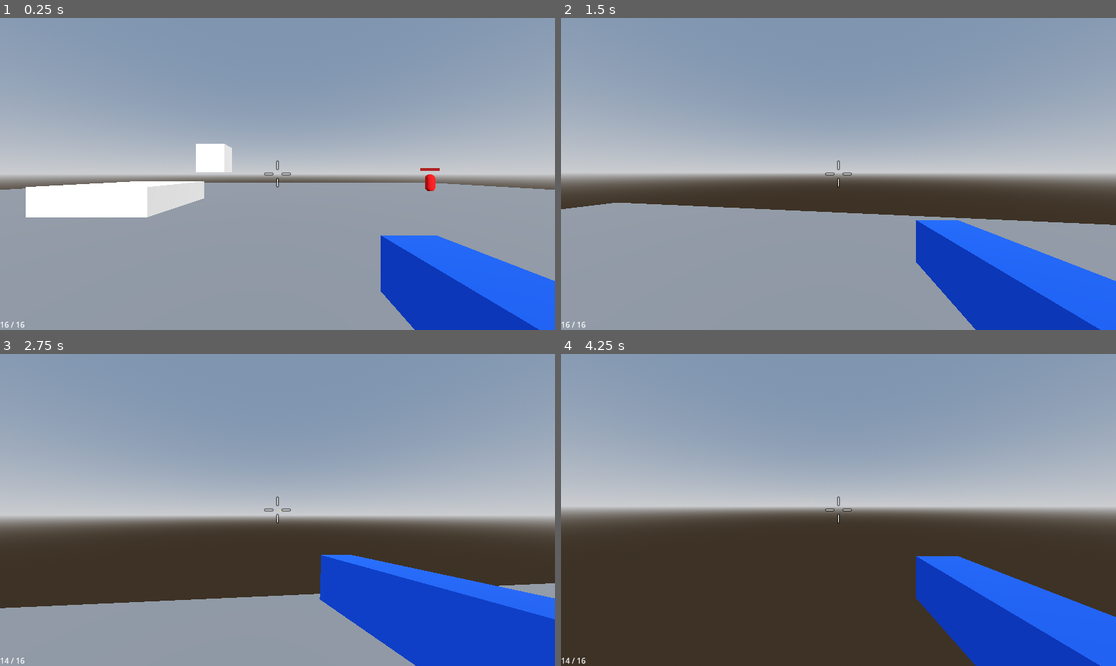
Above: before the commit, frames 1-4 (two rows, left to right).
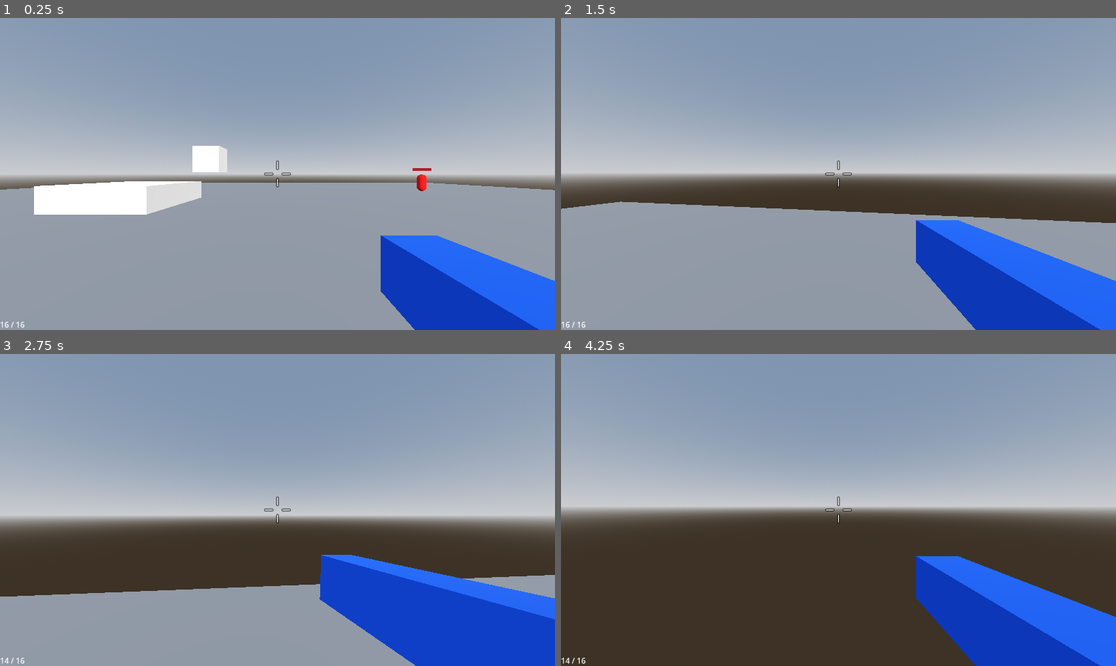
Above: after the commit, the same moments.

Repository: rsrasmu2/Brackeys2025
Game: Godot game, scene res://assets/test_environment/test_environment.tscn
Same seed, same stepped clock (60 frames per second), same inputs: the game is played once before the commit and once after it. This scene is started directly instead of the project's main scene.
Inputs (mouse positions are in pixels of both pictures, inside the frame that each line leads up to):
- Up to frame 1 (0.25 s): no input
- Up to frame 2 (1.5 s): tap Enter at 0.5 s; move the mouse to (866, 174) at 0.52 s; hold Right mouse button (melee) 0.53-1.28 s; hold W (move_forward) from 0.53 s (still down); tap Space (jump) at 0.77 s; move the mouse to (810, 174) at 1.27 s; tap Shift (dash) at 1.35 s
- Up to frame 3 (2.75 s): keep holding W (move_forward); tap Space (jump) at 1.52 s; right-click (249, 510) at 1.55 s; move the mouse to (288, 503) at 2.02 s; press the mouse at (288, 503) at 2.03 s; right-click (288, 503) at 2.3 s
- Up to frame 4 (4.25 s): keep holding W (move_forward); move the mouse to (832, 516) at 2.77 s; release the mouse at (832, 516) at 2.78 s; right-click (832, 516) at 2.85 s; tap Space (jump) at 3.02, 3.5, 3.77 s; move the mouse to (877, 513) at 3.52 s; hold Right mouse button (melee) from 3.53 s (still down); tap R (reload) at 4.15 s

The runs differ from the first frame. In frame 1, 0.9% of the frame differs, in the area x 1-100%, y 40-64%; in frame 2, 0.4%; in frame 3, 2.3%, in the area x 0-100%, y 70-82%; in frame 4, less than 0.1%.

Commit message:
Add player spawn and start enemy animations

Diff:
--- a/assets/enemy/enemy.tscn
+++ b/assets/enemy/enemy.tscn
@@ -17,6 +17,181 @@
 
 [sub_resource type="ViewportTexture" id="ViewportTexture_uu6ev"]
 viewport_path = NodePath("SubViewport")
+
+[sub_resource type="Animation" id="Animation_uu6ev"]
+resource_name = "idle"
+length = 2.0
+loop_mode = 1
+tracks/0/type = "value"
+tracks/0/imported = false
+tracks/0/enabled = true
+tracks/0/path = NodePath("MeshInstance3D:scale")
+tracks/0/interp = 1
+tracks/0/loop_wrap = true
+tracks/0/keys = {
+"times": PackedFloat32Array(0, 1, 2),
+"transitions": PackedFloat32Array(1, 1, 1),
+"update": 0,
+"values": [Vector3(1, 1, 1), Vector3(1, 0.95, 1), Vector3(1, 1, 1)]
+}
+tracks/1/type = "value"
+tracks/1/imported = false
+tracks/1/enabled = true
+tracks/1/path = NodePath("MeshInstance3D:position")
+tracks/1/interp = 1
+tracks/1/loop_wrap = true
+tracks/1/keys = {
+"times": PackedFloat32Array(0, 1.03333, 2),
+"transitions": PackedFloat32Array(1, 1, 1),
+"update": 0,
+"values": [Vector3(0, 0.7, 0), Vector3(0, 0.665, 0), Vector3(0, 0.7, 0)]
+}
+
+[sub_resource type="Animation" id="Animation_x63uy"]
+length = 0.001
+tracks/0/type = "value"
+tracks/0/imported = false
+tracks/0/enabled = true
+tracks/0/path = NodePath("MeshInstance3D:scale")
+tracks/0/interp = 1
+tracks/0/loop_wrap = true
+tracks/0/keys = {
+"times": PackedFloat32Array(0),
+"transitions": PackedFloat32Array(1),
+"update": 0,
+"values": [Vector3(1, 1, 1)]
+}
+tracks/1/type = "value"
+tracks/1/imported = false
+tracks/1/enabled = true
+tracks/1/path = NodePath("MeshInstance3D:position")
+tracks/1/interp = 1
+tracks/1/loop_wrap = true
+tracks/1/keys = {
+"times": PackedFloat32Array(0),
+"transitions": PackedFloat32Array(1),
+"update": 0,
+"values": [Vector3(0, 0.565, 0)]
+}
+tracks/2/type = "value"
+tracks/2/imported = false
+tracks/2/enabled = true
+tracks/2/path = NodePath("CollisionShape3D:shape")
+tracks/2/interp = 1
+tracks/2/loop_wrap = true
+tracks/2/keys = {
+"times": PackedFloat32Array(0),
+"transitions": PackedFloat32Array(1),
+"update": 1,
+"values": [SubResource("CapsuleShape3D_4nxta")]
+}
+tracks/3/type = "value"
+tracks/3/imported = false
+tracks/3/enabled = true
+tracks/3/path = NodePath("CollisionShape3D:position")
+tracks/3/interp = 1
+tracks/3/loop_wrap = true
+tracks/3/keys = {
+"times": PackedFloat32Array(0),
+"transitions": PackedFloat32Array(1),
+"update": 0,
+"values": [Vector3(0, 0.7, 0)]
+}
+tracks/4/type = "value"
+tracks/4/imported = false
+tracks/4/enabled = true
+tracks/4/path = NodePath("HealthBar:position")
+tracks/4/interp = 1
+tracks/4/loop_wrap = true
+tracks/4/keys = {
+"times": PackedFloat32Array(0),
+"transitions": PackedFloat32Array(1),
+"update": 0,
+"values": [Vector3(0, 1.8, 0)]
+}
+
+[sub_resource type="CapsuleShape3D" id="CapsuleShape3D_0tmw4"]
+radius = 0.35
+height = 1.2
+
+[sub_resource type="CapsuleShape3D" id="CapsuleShape3D_uu6ev"]
+radius = 0.4
+height = 1.1
+
+[sub_resource type="CapsuleShape3D" id="CapsuleShape3D_x63uy"]
+radius = 0.4
+height = 1.9
+
+[sub_resource type="Animation" id="Animation_0tmw4"]
+resource_name = "melee_windup"
+length = 2.0
+tracks/0/type = "value"
+tracks/0/imported = false
+tracks/0/enabled = true
+tracks/0/path = NodePath("MeshInstance3D:scale")
+tracks/0/interp = 1
+tracks/0/loop_wrap = true
+tracks/0/keys = {
+"times": PackedFloat32Array(0, 0.7, 0.8, 0.9, 1, 1.1, 1.2, 1.6, 1.75),
+"transitions": PackedFloat32Array(1, 1, 1, 1, 1, 1, 1, 1, 1),
+"update": 0,
+"values": [Vector3(1, 1, 1), Vector3(1.2, 0.7, 1.2), Vector3(1.18, 0.72, 1.18), Vector3(1.2, 0.7, 1.2), Vector3(1.18, 0.72, 1.18), Vector3(1.2, 0.7, 1.2), Vector3(1.18, 0.72, 1.18), Vector3(1.25, 0.65, 1.25), Vector3(1.3, 1.3, 1.3)]
+}
+tracks/1/type = "value"
+tracks/1/imported = false
+tracks/1/enabled = true
+tracks/1/path = NodePath("MeshInstance3D:position")
+tracks/1/interp = 1
+tracks/1/loop_wrap = true
+tracks/1/keys = {
+"times": PackedFloat32Array(0, 0.7, 0.8, 0.9, 1, 1.1, 1.2, 1.6, 1.75),
+"transitions": PackedFloat32Array(1, 1, 1, 1, 1, 1, 1, 1, 1),
+"update": 0,
+"values": [Vector3(0, 0.7, 0), Vector3(0, 0.49, 0), Vector3(0, 0.505, 0), Vector3(0, 0.49, 0), Vector3(0, 0.505, 0), Vector3(0, 0.49, 0), Vector3(0, 0.505, 0), Vector3(0, 0.46, 0), Vector3(0, 0.91, 0)]
+}
+tracks/2/type = "value"
+tracks/2/imported = false
+tracks/2/enabled = true
+tracks/2/path = NodePath("CollisionShape3D:shape")
+tracks/2/interp = 1
+tracks/2/loop_wrap = true
+tracks/2/keys = {
+"times": PackedFloat32Array(0, 0.35, 0.7, 1.75),
+"transitions": PackedFloat32Array(1, 1, 1, 1),
+"update": 1,
+"values": [SubResource("CapsuleShape3D_4nxta"), SubResource("CapsuleShape3D_0tmw4"), SubResource("CapsuleShape3D_uu6ev"), SubResource("CapsuleShape3D_x63uy")]
+}
+tracks/3/type = "value"
+tracks/3/imported = false
+tracks/3/enabled = true
+tracks/3/path = NodePath("CollisionShape3D:position")
+tracks/3/interp = 1
+tracks/3/loop_wrap = true
+tracks/3/keys = {
+"times": PackedFloat32Array(0, 0.35, 0.7, 1.75),
+"transitions": PackedFloat32Array(1, 1, 1, 1),
+"update": 1,
+"values": [Vector3(0, 0.7, 0), Vector3(0, 0.6, 0), Vector3(0, 0.55, 0), Vector3(0, 0.9, 0)]
+}
+tracks/4/type = "value"
+tracks/4/imported = false
+tracks/4/enabled = true
+tracks/4/path = NodePath("HealthBar:position")
+tracks/4/interp = 1
+tracks/4/loop_wrap = true
+tracks/4/keys = {
+"times": PackedFloat32Array(0, 0.7, 1.6, 1.75),
+"transitions": PackedFloat32Array(1, 1, 1, 1),
+"update": 0,
+"values": [Vector3(0, 1.8, 0), Vector3(0, 1.4, 0), Vector3(0, 1.4, 0), Vector3(0, 2.2, 0)]
+}
+
+[sub_resource type="AnimationLibrary" id="AnimationLibrary_gxvxc"]
+_data = {
+&"RESET": SubResource("Animation_x63uy"),
+&"idle": SubResource("Animation_uu6ev"),
+&"melee_windup": SubResource("Animation_0tmw4")
+}
 
 [node name="Enemy" type="CharacterBody3D"]
 collision_layer = 4
@@ -28,7 +203,7 @@
 shape = SubResource("CapsuleShape3D_4nxta")
 
 [node name="MeshInstance3D" type="MeshInstance3D" parent="."]
-transform = Transform3D(1, 0, 0, 0, 1, 0, 0, 0, 1, 0, 0.7, 0)
+transform = Transform3D(1, 0, 0, 0, 1, 0, 0, 0, 1, 0, 0.565, 0)
 mesh = SubResource("CapsuleMesh_uu6ev")
 surface_material_override/0 = SubResource("StandardMaterial3D_x63uy")
 
@@ -39,4 +214,10 @@
 texture = SubResource("ViewportTexture_uu6ev")
 health = NodePath("../Health")
 
+[node name="AnimationPlayer" type="AnimationPlayer" parent="."]
+libraries = {
+&"": SubResource("AnimationLibrary_gxvxc")
+}
+autoplay = "idle"
+
 [connection signal="died" from="Health" to="." method="_on_health_died"]
--- a/assets/environment/Level 1/Level 1.tscn
+++ b/assets/environment/Level 1/Level 1.tscn
@@ -1,8 +1,8 @@
 [gd_scene load_steps=7 format=3 uid="uid://bpeceg08wwn2n"]
 
 [ext_resource type="Terrain3DMaterial" uid="uid://b86qpvhrw1ava" path="res://assets/environment/Level 1/new_terrain_3d_material.tres" id="1_xj1eo"]
+[ext_resource type="PackedScene" uid="uid://vm7sx4dc1oxe" path="res://assets/player/player_spawn.tscn" id="1_ykeuu"]
 [ext_resource type="Terrain3DAssets" uid="uid://bnvwa0a6amk01" path="res://assets/environment/Level 1/new_terrain_3d_assets.tres" id="2_llb3a"]
-[ext_resource type="PackedScene" uid="uid://4hdasq5m51u7" path="res://assets/player/player.tscn" id="3_rdpv1"]
 
 [sub_resource type="ProceduralSkyMaterial" id="ProceduralSkyMaterial_ykeuu"]
 sky_horizon_color = Color(0.662243, 0.671743, 0.686743, 1)
@@ -27,8 +27,8 @@
 
 [node name="Environment_Level1" type="Node3D"]
 
-[node name="Player" parent="." instance=ExtResource("3_rdpv1")]
-transform = Transform3D(1, 0, 0, 0, 1, 0, 0, 0, 1, 0, -41.0882, -2.31756)
+[node name="PlayerSpawn" parent="." instance=ExtResource("1_ykeuu")]
+transform = Transform3D(1, 0, 0, 0, 1, 0, 0, 0, 1, 1.61128, -43.136, -2.54276)
 
 [node name="Lighting" type="Node3D" parent="."]
 
--- a/assets/environment/Level 1/new_terrain_3d_material.tres
+++ b/assets/environment/Level 1/new_terrain_3d_material.tres
@@ -1,4 +1,45 @@
-[gd_resource type="Terrain3DMaterial" format=3 uid="uid://b86qpvhrw1ava"]
+[gd_resource type="Terrain3DMaterial" load_steps=4 format=3 uid="uid://b86qpvhrw1ava"]
+
+[sub_resource type="Gradient" id="Gradient_w3ekb"]
+offsets = PackedFloat32Array(0.2, 1)
+colors = PackedColorArray(1, 1, 1, 1, 0, 0, 0, 1)
+
+[sub_resource type="FastNoiseLite" id="FastNoiseLite_5aub6"]
+noise_type = 2
+frequency = 0.03
+cellular_jitter = 3.0
+cellular_return_type = 0
+domain_warp_enabled = true
+domain_warp_type = 1
+domain_warp_amplitude = 50.0
+domain_warp_fractal_type = 2
+domain_warp_fractal_lacunarity = 1.5
+domain_warp_fractal_gain = 1.0
+
+[sub_resource type="NoiseTexture2D" id="NoiseTexture2D_fghle"]
+seamless = true
+color_ramp = SubResource("Gradient_w3ekb")
+noise = SubResource("FastNoiseLite_5aub6")
 
 [resource]
+_shader_parameters = {
+&"bias_distance": 512.0,
+&"blend_sharpness": 0.5,
+&"depth_blur": 0.0,
+&"flat_terrain_normals": false,
+&"general": null,
+&"macro_variation": true,
+&"macro_variation1": Color(1, 1, 1, 1),
+&"macro_variation2": Color(1, 1, 1, 1),
+&"macro_variation_slope": 0.333,
+&"mipmap_bias": 1.0,
+&"mipmaps": null,
+&"noise1_angle": 0.0,
+&"noise1_offset": Vector2(0.5, 0.5),
+&"noise1_scale": 0.04,
+&"noise2_scale": 0.076,
+&"noise_texture": SubResource("NoiseTexture2D_fghle"),
+&"projection_threshold": 0.8,
+&"vertical_projection": true
+}
 show_checkered = true
--- a/assets/environment/Level 2/Level 2.tscn
+++ b/assets/environment/Level 2/Level 2.tscn
@@ -1,8 +1,8 @@
 [gd_scene load_steps=9 format=3 uid="uid://dbscgsfbwy7q0"]
 
+[ext_resource type="PackedScene" uid="uid://vm7sx4dc1oxe" path="res://assets/player/player_spawn.tscn" id="1_bdj47"]
 [ext_resource type="Terrain3DMaterial" uid="uid://b1y177mluqlu0" path="res://assets/environment/Level 2/new_terrain_3d_material.tres" id="1_w1egl"]
 [ext_resource type="Terrain3DAssets" uid="uid://b527b6owk1rfp" path="res://assets/environment/Level 2/new_terrain_3d_assets.tres" id="2_bdj47"]
-[ext_resource type="PackedScene" uid="uid://4hdasq5m51u7" path="res://assets/player/player.tscn" id="3_bdj47"]
 
 [sub_resource type="ProceduralSkyMaterial" id="ProceduralSkyMaterial_e22gm"]
 
@@ -31,8 +31,8 @@
 
 [node name="Environment_Level2" type="Node3D"]
 
-[node name="Player" parent="." instance=ExtResource("3_bdj47")]
-transform = Transform3D(1, 0, 0, 0, 1, 0, 0, 0, 1, 0, 54.0945, -2.31756)
+[node name="PlayerSpawn" parent="." instance=ExtResource("1_bdj47")]
+transform = Transform3D(1, 0, 0, 0, 1, 0, 0, 0, 1, 1.07079, 53.5167, -2.53701)
 
 [node name="Lighting" type="Node3D" parent="."]
 transform = Transform3D(1, 0, 0, 0, 1, 0, 0, 0, 1, 266.506, 63.496, -170.43)
--- a/assets/environment/Level 3/Level 3.tscn
+++ b/assets/environment/Level 3/Level 3.tscn
@@ -1,6 +1,6 @@
 [gd_scene load_steps=5 format=3 uid="uid://cfy8jbs26lqay"]
 
-[ext_resource type="PackedScene" uid="uid://4hdasq5m51u7" path="res://assets/player/player.tscn" id="1_vewhy"]
+[ext_resource type="PackedScene" uid="uid://vm7sx4dc1oxe" path="res://assets/player/player_spawn.tscn" id="1_op4v3"]
 
 [sub_resource type="ProceduralSkyMaterial" id="ProceduralSkyMaterial_vewhy"]
 sky_horizon_color = Color(0.662243, 0.671743, 0.686743, 1)
@@ -15,6 +15,9 @@
 tonemap_mode = 2
 
 [node name="Environment_Level3" type="Node3D"]
+
+[node name="PlayerSpawn" parent="." instance=ExtResource("1_op4v3")]
+transform = Transform3D(1, 0, 0, 0, 1, 0, 0, 0, 1, -224.82, 71, -0.0455205)
 
 [node name="Lighting" type="Node3D" parent="."]
 transform = Transform3D(0.910548, -0.286031, 0.298478, 0.191446, 0.931666, 0.308783, -0.366403, -0.224019, 0.903086, 0, 28.424, 0)
@@ -685,6 +688,3 @@
 transform = Transform3D(-4.37114e-08, 0, -1, 0, 1, 0, 1, 0, -4.37114e-08, -50, 65, -80)
 use_collision = true
 size = Vector3(5, 2, 5)
-
-[node name="Player" parent="." instance=ExtResource("1_vewhy")]
-transform = Transform3D(-4.37114e-08, 0, -1, 0, 1, 0, 1, 0, -4.37114e-08, -225, 71.424, 0)
--- a/assets/main/main.tscn
+++ b/assets/main/main.tscn
@@ -1,30 +1,7 @@
-[gd_scene load_steps=6 format=3 uid="uid://brkhre0g3uimc"]
+[gd_scene load_steps=2 format=3 uid="uid://brkhre0g3uimc"]
 
 [ext_resource type="PackedScene" uid="uid://bpeceg08wwn2n" path="res://assets/environment/Level 1/Level 1.tscn" id="1_xch4i"]
-[ext_resource type="PackedScene" uid="uid://4hdasq5m51u7" path="res://assets/player/player.tscn" id="2_lv126"]
-
-[sub_resource type="ProceduralSkyMaterial" id="ProceduralSkyMaterial_lv126"]
-sky_horizon_color = Color(0.662243, 0.671743, 0.686743, 1)
-ground_horizon_color = Color(0.662243, 0.671743, 0.686743, 1)
-
-[sub_resource type="Sky" id="Sky_k5mrd"]
-sky_material = SubResource("ProceduralSkyMaterial_lv126")
-
-[sub_resource type="Environment" id="Environment_j84mu"]
-background_mode = 2
-sky = SubResource("Sky_k5mrd")
-tonemap_mode = 2
 
 [node name="Main" type="Node"]
 
-[node name="WorldEnvironment" type="WorldEnvironment" parent="."]
-environment = SubResource("Environment_j84mu")
-
-[node name="DirectionalLight3D" type="DirectionalLight3D" parent="."]
-transform = Transform3D(-0.866023, -0.433016, 0.250001, 0, 0.499998, 0.866027, -0.500003, 0.749999, -0.43301, 0, 0, 0)
-sky_mode = 1
-
 [node name="Environment" parent="." instance=ExtResource("1_xch4i")]
-
-[node name="Player" parent="." instance=ExtResource("2_lv126")]
-transform = Transform3D(-0.743133, 0, -0.669144, 0, 1, 0, 0.669144, 0, -0.743133, 17.6641, -47.4163, 18.7093)
--- a/assets/player/melee_attack.gd
+++ b/assets/player/melee_attack.gd
@@ -1,7 +1,7 @@
 class_name PlayerMelee
 extends Node
 
-@export var damage: int = 8
+@export var damage: int = 80
 @export var cooldown: float = 1.5
 @export var gun: Gun
 
--- a/assets/player/player.tscn
+++ b/assets/player/player.tscn
@@ -15,7 +15,7 @@
 [sub_resource type="SphereShape3D" id="SphereShape3D_op4fd"]
 radius = 1.5
 
-[node name="Player" type="CharacterBody3D"]
+[node name="Player" type="CharacterBody3D" groups=["Player"]]
 collision_layer = 2
 collision_mask = 5
 script = ExtResource("1_v2miy")
--- /dev/null
+++ b/assets/player/player_spawn.gd
@@ -0,0 +1,12 @@
+extends Node3D
+
+const PLAYER_SCENE: Resource = preload("res://assets/player/player.tscn")
+
+func _ready() -> void:
+	await get_tree().root.ready
+	var player: Player = get_tree().get_first_node_in_group("Player")
+	if player == null:
+		player = PLAYER_SCENE.instantiate()
+		get_tree().root.add_child(player) # Adding to the root causes a crash, hopefully this will be okay
+	player.global_position = global_position
+	player.global_rotation = global_rotation
--- /dev/null
+++ b/assets/player/player_spawn.tscn
@@ -0,0 +1,6 @@
+[gd_scene load_steps=2 format=3 uid="uid://vm7sx4dc1oxe"]
+
+[ext_resource type="Script" uid="uid://cq1po0mtx5p0m" path="res://assets/player/player_spawn.gd" id="1_52dxv"]
+
+[node name="PlayerSpawn" type="Node3D"]
+script = ExtResource("1_52dxv")
--- a/assets/test_environment/test_environment.tscn
+++ b/assets/test_environment/test_environment.tscn
@@ -1,7 +1,7 @@
 [gd_scene load_steps=13 format=3 uid="uid://ded8e20c4hvx3"]
 
-[ext_resource type="PackedScene" uid="uid://4hdasq5m51u7" path="res://assets/player/player.tscn" id="1_bgy8f"]
 [ext_resource type="PackedScene" uid="uid://cr5r7kt1j1ati" path="res://assets/enemy/enemy.tscn" id="2_ih0re"]
+[ext_resource type="PackedScene" uid="uid://vm7sx4dc1oxe" path="res://assets/player/player_spawn.tscn" id="2_qfl10"]
 
 [sub_resource type="ProceduralSkyMaterial" id="ProceduralSkyMaterial_bgy8f"]
 sky_horizon_color = Color(0.662243, 0.671743, 0.686743, 1)
@@ -48,8 +48,6 @@
 [node name="CollisionShape3D" type="CollisionShape3D" parent="MeshInstance3D/StaticBody3D"]
 shape = SubResource("BoxShape3D_bgy8f")
 
-[node name="Player" parent="." instance=ExtResource("1_bgy8f")]
-
 [node name="DirectionalLight3D" type="DirectionalLight3D" parent="."]
 transform = Transform3D(0.910548, -0.286032, 0.298477, 0.191446, 0.931666, 0.308783, -0.366403, -0.224019, 0.903086, 0, 0, 0)
 
@@ -83,3 +81,6 @@
 
 [node name="Enemy3" parent="." instance=ExtResource("2_ih0re")]
 transform = Transform3D(1, 0, 0, 0, 1, 0, 0, 0, 1, 11.2128, 0, 15.6446)
+
+[node name="PlayerSpawn" parent="." instance=ExtResource("2_qfl10")]
+transform = Transform3D(1, 0, 0, 0, 1, 0, 0, 0, 1, 0.329531, 2.38419e-07, 0.385006)
--- a/project.godot
+++ b/project.godot
@@ -11,7 +11,7 @@
 [application]
 
 config/name="Brackeys 2025"
-run/main_scene="uid://db8hww7qbdk14"
+run/main_scene="uid://brkhre0g3uimc"
 config/features=PackedStringArray("4.4", "GL Compatibility")
 
 [debug]
@@ -31,6 +31,10 @@
 "res://assets/main/": "yellow",
 "res://vault/": "purple"
 }
+
+[global_group]
+
+Player=""
 
 [input]
 
Not shown: 1 places in assets/enemy/enemy.tscn that only renumber resources
Not shown, added: assets/player/player_spawn.gd.uid
